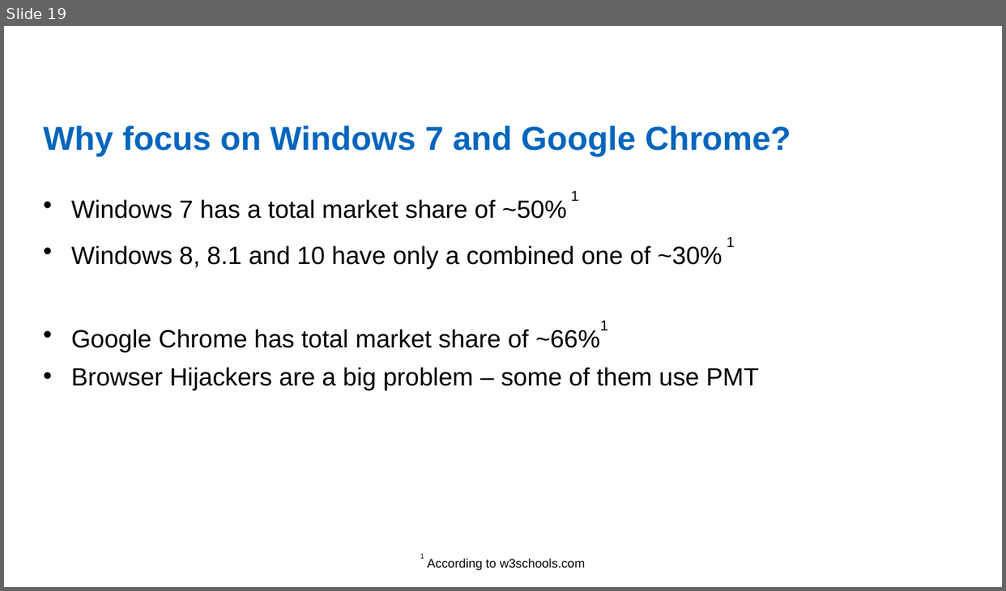
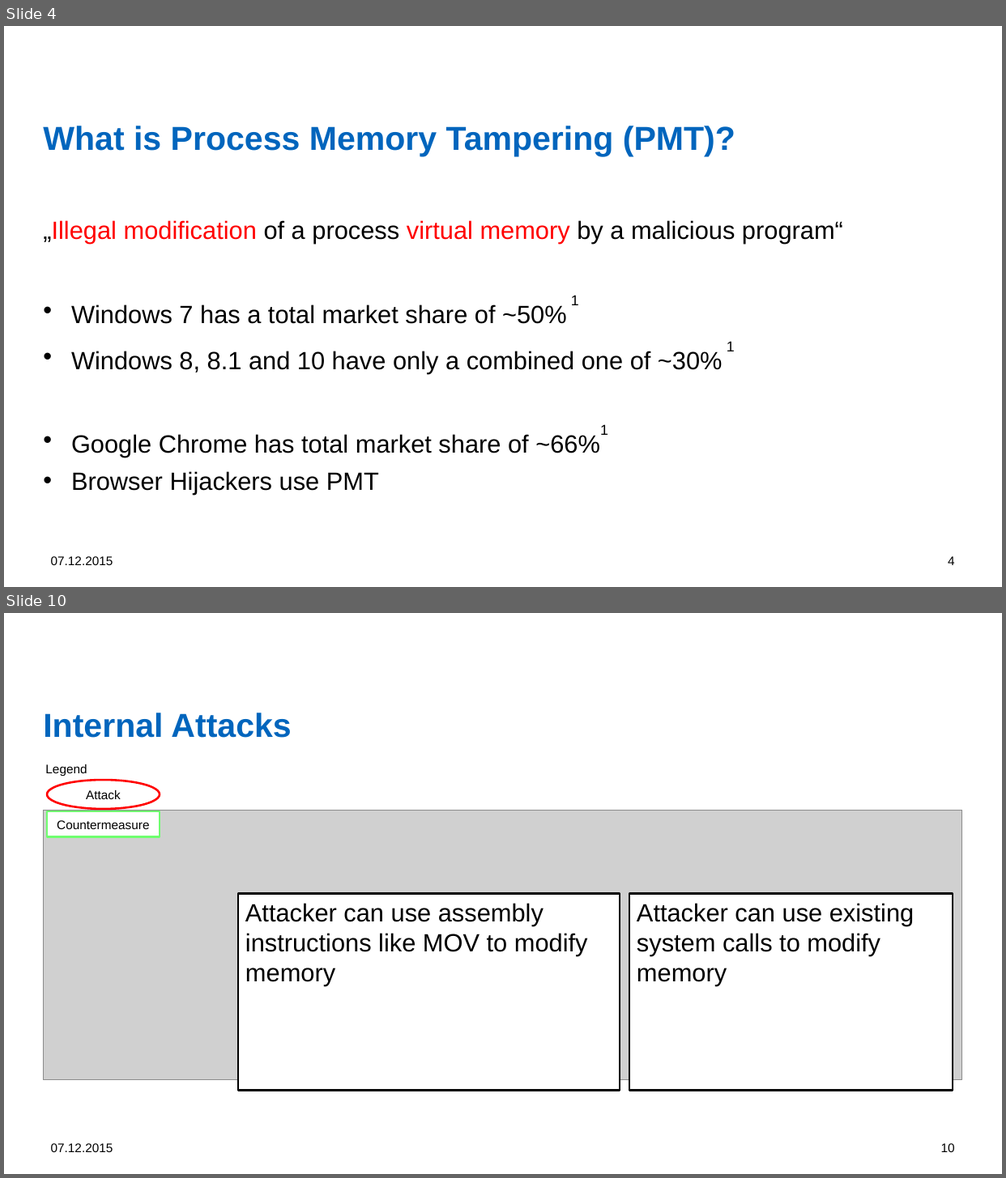
Before and after one commit to dennisfischer/bachelors-thesis, a slide deck: Presentations/Overview of illegal memory modifications - Attacks and Defenses.pptx. Shown one above the other, each under a label of ours: slide 19 before the commit, slides 4 and 10 after it; the slides between them are not shown. The pictures are 1006x591 and 1006x1178 pixels, drawn with LibreOffice and Linux fonts; fonts in the diff are those of the drawing; grey boxes stand for pictures; background and template pictures are left out. Boxes give left, top, right and bottom in pixels: in the first picture for what was removed or moved away, otherwise in the second. Text is boxed around its words. In the diff, an @@ line names an element or a change of style, - is before the commit and + after.

```diff
--- a/Presentations/Overview of illegal memory modifications - Attacks and Defenses.pptx
+++ b/Presentations/Overview of illegal memory modifications - Attacks and Defenses.pptx
@@ slide 10 added at (4,613,1002,1174), background #FFFFFF @@
@@ title added at (43,713,291,738), 32 pt, text #0065BD, bold @@
+Internal Attacks
@@ text added at (45,764,87,776), 12 pt, text #000000 @@
+Legend
@@ ellipse added at (47,780,159,809), fill #FFFFFF, outline #FF0000 2 pt, 12 pt, text #000000 @@
+Attack
@@ picture added at (43,811,962,1081) @@
@@ rectangle added at (47,811,159,837), fill #FFFFFF, outline #6FFF6F 2 pt, 12 pt, text #000000 @@
+Countermeasure
@@ rectangle added at (238,894,620,1091), fill #FFFFFF, outline #000000 2 pt, 24 pt, text #000000 @@
+Attacker can use assembly instructions like MOV to modify memory
@@ rectangle added at (629,894,953,1091), fill #FFFFFF, outline #000000 2 pt, 24 pt, text #000000 @@
+Attacker can use existing system calls to modify memory
@@ text added at (51,1144,113,1152), 12 pt, text #000000 @@
+07.12.2015
@@ page number added at (941,1144,955,1152), 12 pt, text #000000 @@
+10
@@ what was slide 19 is now slide 4 @@
@@ slide 4 changed as well @@
@@ title at (43,126,735,156): text changed @@
-Why focus on Windows 7 and Google Chrome?
+What is Process Memory Tampering (PMT)?
@@ text at (43,220,843,244): paragraph added @@
+„Illegal modification of a process virtual memory by a malicious program“
@@ text at (71,472,379,495): text changed @@
-• Browser Hijackers are a big problem – some of them use PMT
+• Browser Hijackers use PMT
@@ text added at (51,557,113,565), 12 pt, text #000000 @@
+07.12.2015
@@ text removed at (420,554,585,570) @@
-1 According to w3schools.com
@@ page number added at (948,557,955,565), 12 pt, text #000000 @@
+4
```
Also in this commit, not shown: 10 other slides changed, 6 other slides added, 8 slides removed, 15 other files.
